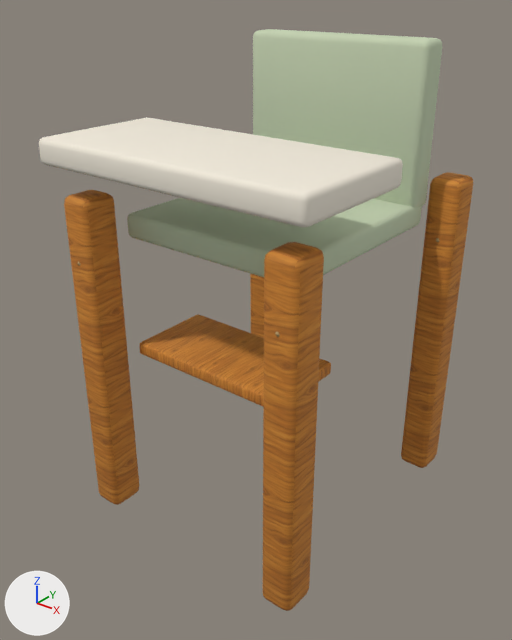
Before and after pictures for a commit that changed the glTF model public/models/furniture/high-chair.glb.
Rendered twice from a 50 mm lens placed at (0.759, -1.005, 0.996), pointed at (-0.012, -0.041, 0.399). Arrows for +X, +Y and +Z are at lower left; the lights stay in place. The picture after the commit comes second.

Objects in the first picture: 'high-chair'.
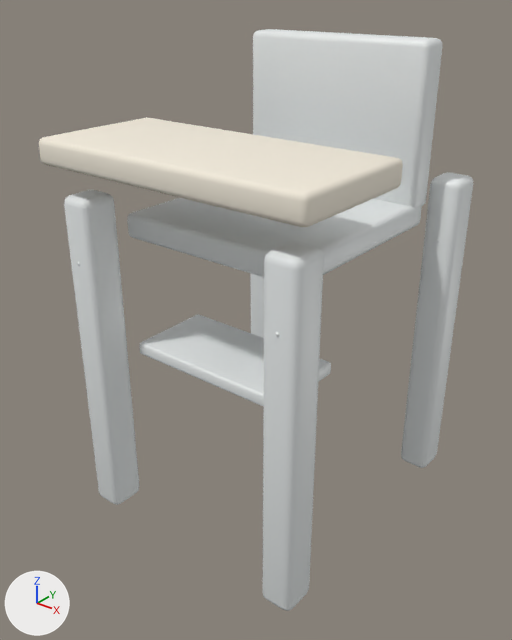
Boxes (x1, y1, x2, y2) around the edits, measured in the pictures (512 x 640 px):
'high-chair', surface changed, recoloured (lighter)
    both: (64, 29, 473, 611)

The change, as a list of edits to the scene's bpy script:
```text
Change mat_wood_honey_textured:
    remove mat_wood_honey_textured.texture = img_handpainted_honey_oak
    add mat_wood_honey_textured.base_color = (0.81, 0.84, 0.84)  # white #e8ecec
    mat_wood_honey_textured.roughness: 0.82 -> 0.47
Change mat_variant_surface:
    mat_variant_surface.base_color: (0.56, 0.65, 0.45) -> (0.81, 0.84, 0.84)  # pale green #c5d3b3 -> white #e8ecec
```
